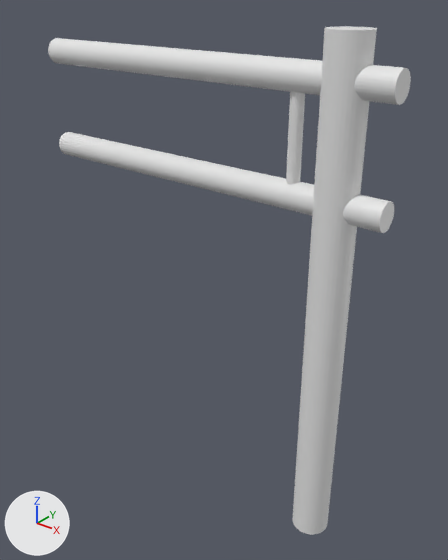
Renders of the Blender file Assets/Models/WorkFiles/highway-sign.blend from each side of a commit.
Before and after are seen from a 50 mm lens placed at (3.7, -6.91, 7.77), pointed at (-1.93, 0.13, 3.41). The axes (+X, +Y, +Z) are drawn at lower left. The lights are the same throughout.

Before the edit, the objects in view are built like this:
```python
me_cylinder_002 = bpy.data.meshes.new('Cylinder.002')
me_cylinder_002.from_pydata(...)  # a 32-sided cylinder along z spanning x -1.0..1.0, y -1.0..1.0, z -1.0..15.7
me_cylinder_005 = bpy.data.meshes.new('Cylinder.005')
me_cylinder_005.from_pydata(...)  # a 32-sided cylinder along z spanning x -1.0..1.0, y -1.0..1.0, z -1.0..5.13
me_cylinder_006 = bpy.data.meshes.new('Cylinder.006')
me_cylinder_006.from_pydata(...)  # a 32-sided cylinder along z spanning x -1.0..1.0, y -1.0..1.0, z -1.0..13.0
ob_cylinder = bpy.data.objects.new('Cylinder', me_cylinder_006)
ob_cylinder.location = (-0.64, 0.0, 5.34)
ob_cylinder.scale = (0.095, 0.095, 0.095)
ob_main_column = bpy.data.objects.new('main-column', me_cylinder_002)
ob_main_column.location = (0.03, 0.0, 0.0)
ob_main_column.rotation_euler = (0.0, 0.0, 3.142)  # degrees (0, 0, 180)
ob_main_column.scale = (0.295, 0.295, 0.463)
ob_support_001 = bpy.data.objects.new('support.001', me_cylinder_005)
ob_support_001.location = (-0.25, 0.0, 5.12)
ob_support_001.rotation_euler = (-3.142, 1.571, 0.0)  # degrees (-180, 90, 0)
ob_support_001.scale = (0.2, 0.2, 1.0)
# also in view: 'support' at (-2.32, 0.0, 6.68)
```
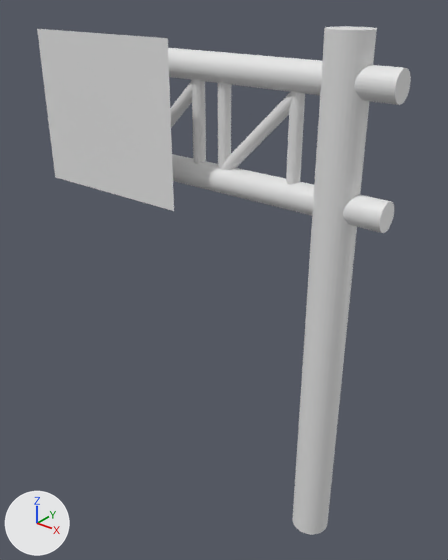
Commit message: finished draft 1 of highway sign

Diff of the bpy script that builds the scene:
```diff
--- a/Assets/Models/WorkFiles/highway-sign.blend.py
+++ b/Assets/Models/WorkFiles/highway-sign.blend.py
@@ me_plane @@
+me_plane.from_pydata([(-1.0, -1.0, 0.0), (1.0, -1.0, 0.0), (-1.0, 1.0, 0.0), (1.0, 1.0, 0.0)], [], [(0, 1, 3, 2)])
@@ ob_cylinder_005 @@
+ob_cylinder_005 = bpy.data.objects.new('Cylinder.005', me_cylinder_006.copy())  # the mesh of ob_cylinder
+ob_cylinder_005.location = (-3.4, 0.0, 5.33)
+ob_cylinder_005.rotation_euler = (0.0, 0.785, 0.0)  # degrees (0, 45, 0)
+ob_cylinder_005.scale = (0.095, 0.095, 0.118)
@@ ob_cylinder_003 @@
+ob_cylinder_003 = bpy.data.objects.new('Cylinder.003', me_cylinder_006.copy())  # the mesh of ob_cylinder
+ob_cylinder_003.location = (-2.29, 0.0, 5.34)
+ob_cylinder_003.scale = (0.095, 0.095, 0.095)
@@ ob_cylinder_002 @@
+ob_cylinder_002 = bpy.data.objects.new('Cylinder.002', me_cylinder_006.copy())  # the mesh of ob_cylinder
+ob_cylinder_002.location = (-1.74, 0.0, 5.33)
+ob_cylinder_002.rotation_euler = (0.0, 0.785, 0.0)  # degrees (0, 45, 0)
+ob_cylinder_002.scale = (0.095, 0.095, 0.118)
@@ ob_cylinder_001 @@
+ob_cylinder_001 = bpy.data.objects.new('Cylinder.001', me_cylinder_006.copy())  # the mesh of ob_cylinder
+ob_cylinder_001.location = (-1.82, 0.0, 5.34)
+ob_cylinder_001.scale = (0.095, 0.095, 0.095)
@@ ob_sign @@
+ob_sign = bpy.data.objects.new('sign', me_plane)
+ob_sign.location = (-3.59, -0.67, 5.9)
+ob_sign.rotation_euler = (1.571, 0.0, 0.0)  # degrees (90, 0, 0)
+ob_sign.scale = (1.37, 1.17, 1.0)
```

Where the change shows, as pixel boxes (x1, y1, x2, y2) in the pictures (448 x 560 px):
'sign', added
    after: (37, 29, 174, 211)
'Cylinder.002', added
    after: (222, 93, 292, 170)
'Cylinder.003', added
    after: (192, 79, 206, 164)
'Cylinder.001', added
    after: (218, 82, 231, 169)
'Cylinder.005', added
    after: (170, 81, 193, 128)
